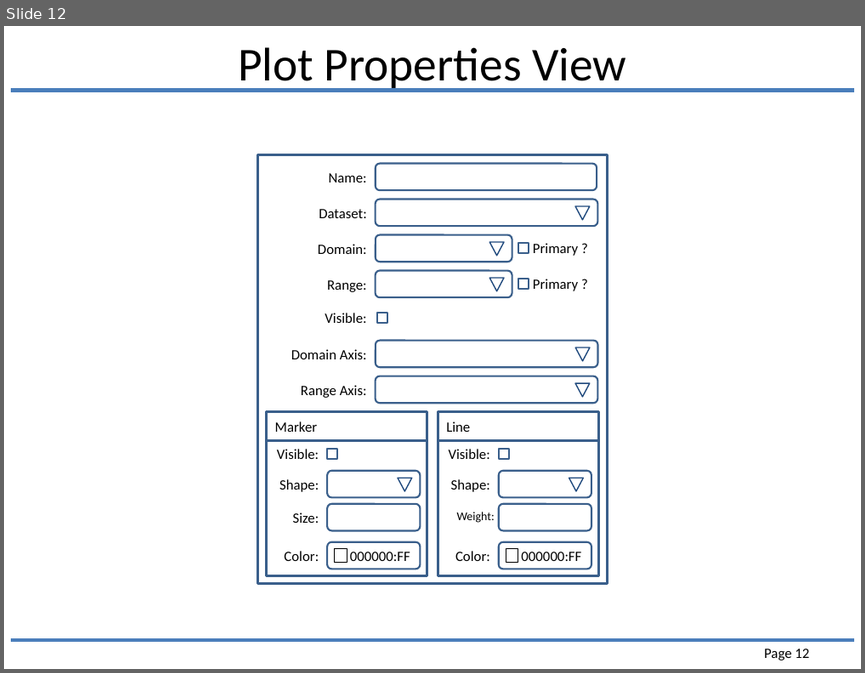
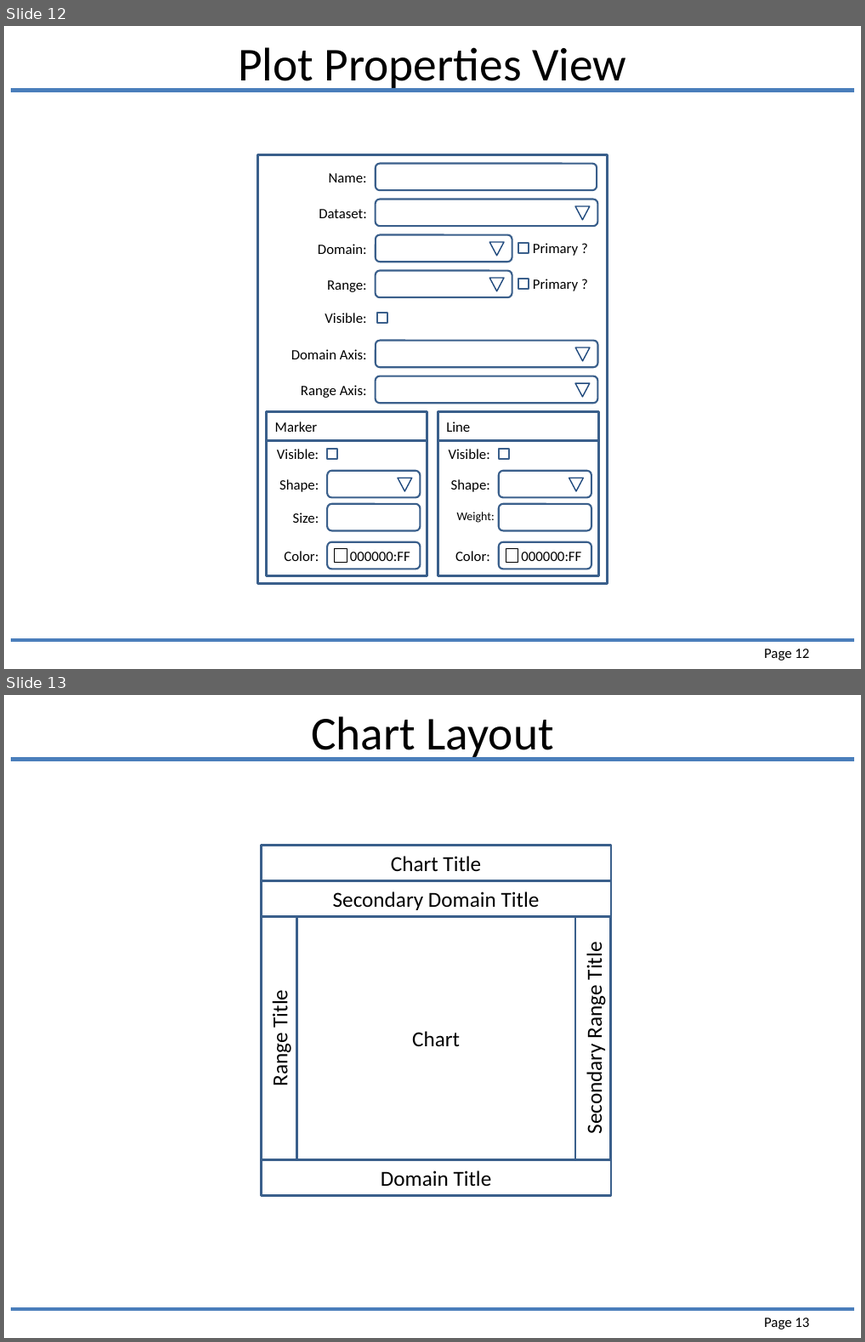
Before and after one commit to joesgordon/gordoza-code, a slide deck: java/JChartLib/docs/ui_framing.pptx. Shown one above the other, each under a label of ours: slide 12 before the commit, slides 12 and 13 after it. The pictures are 865x673 and 865x1342 pixels, drawn with LibreOffice and Linux fonts; fonts in the diff are those of the drawing. Boxes give left, top, right and bottom in pixels: in the first picture for what was removed or moved away, otherwise in the second. Text is boxed around its words. In the diff, an @@ line names an element or a change of style, - is before the commit and + after.

```diff
--- a/java/JChartLib/docs/ui_framing.pptx
+++ b/java/JChartLib/docs/ui_framing.pptx
@@ slide 13 added at [4, 695, 861, 1338], background #FFFFFF; not listed: 2 template elements that a slide beside it also shows @@
@@ title added at [311, 716, 554, 760], 39.6 pt, text #000000 @@
+Chart Layout
@@ rectangle added at [261, 845, 611, 881], fill #FFFFFF, outline #3A5F8C 2 pt, 18 pt, text #000000 @@
+Chart Title
@@ rectangle added at [261, 881, 611, 1196], fill #FFFFFF, outline #3A5F8C 2 pt, 18 pt, text #000000 @@
+Chart
@@ rectangle added at [261, 881, 611, 917], fill #FFFFFF, outline #3A5F8C 2 pt, 18 pt, text #000000 @@
+Secondary Domain Title
@@ rectangle added at [261, 916, 297, 1159], fill #FFFFFF, outline #3A5F8C 2 pt, 18 pt, text #000000 @@
+Range Title
@@ rectangle added at [575, 916, 612, 1159], fill #FFFFFF, outline #3A5F8C 2 pt, 18 pt, text #000000 @@
+Secondary Range Title
@@ rectangle added at [261, 1159, 611, 1196], fill #FFFFFF, outline #3A5F8C 2 pt, 18 pt, text #000000 @@
+Domain Title
@@ page number added at [764, 1317, 809, 1329], 12 pt, text #000000 @@
+Page 13
```
Also in this commit, not shown: 1 slide changed, 9 other files.
